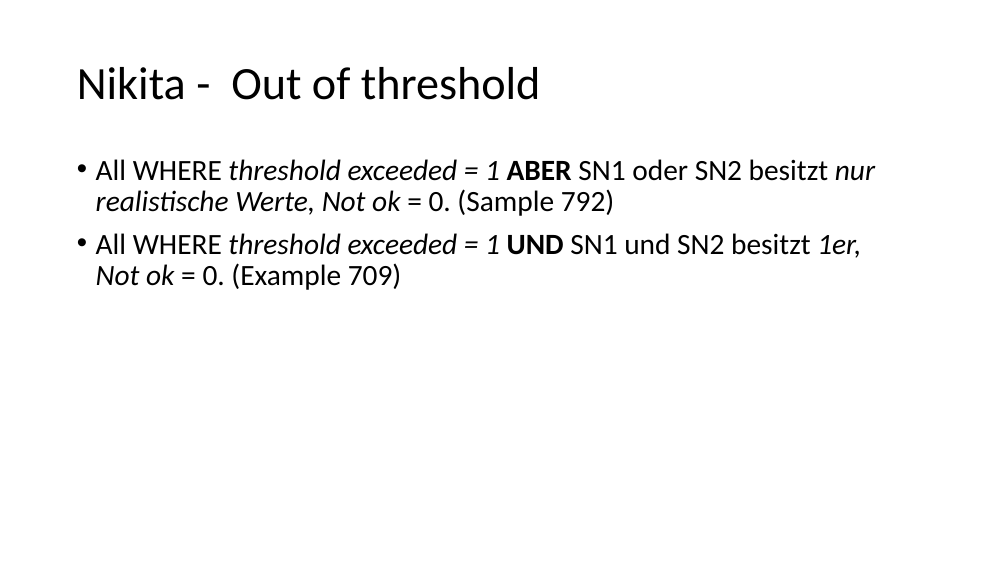
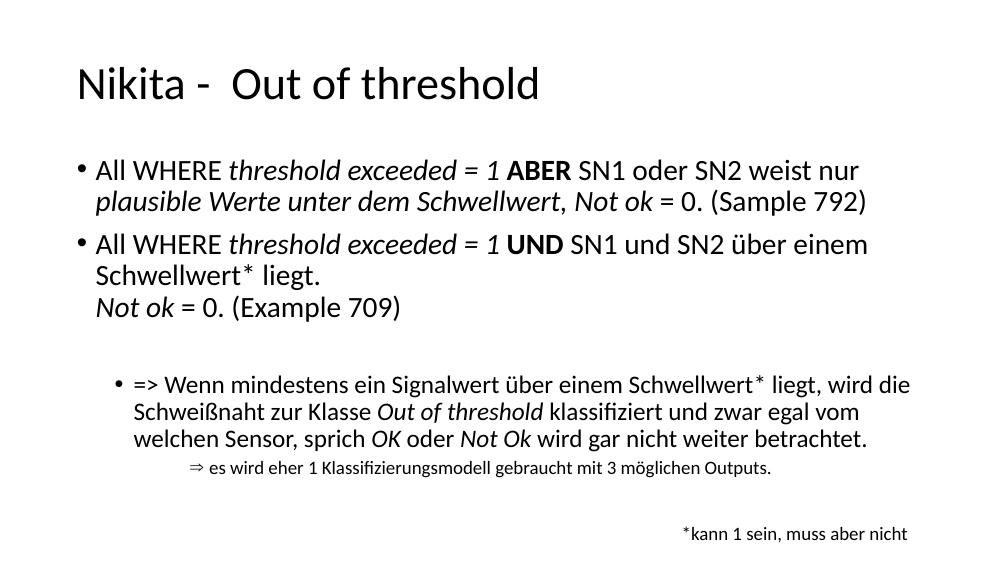
Before and after one commit to JanNalivaika/Predictive-Quality-Battery-TUM, a slide deck: slide 3 of Report/Week 1 ToDo.pptx. Drawn at 1008x567 pixels with LibreOffice and Linux fonts; fonts in the diff are those of the drawing. Boxes give left, top, right and bottom in pixels: in the first picture for what was removed or moved away, otherwise in the second. Text is boxed around its words. In the diff, an @@ line names an element or a change of style, - is before the commit and + after.

Commit message:
Ausarbeitung out of threshold in Week 1 ToDo pptx

```diff
--- a/Report/Week 1 ToDo.pptx
+++ b/Report/Week 1 ToDo.pptx
@@ text at [96, 159, 911, 542]: text changed @@
-• All WHERE threshold exceeded = 1 ABER SN1 oder SN2 besitzt nur realistische Werte, Not ok = 0. (Sample 792)
-• All WHERE threshold exceeded = 1 UND SN1 und SN2 besitzt 1er,
-  Not ok = 0. (Example 709)
+• All WHERE threshold exceeded = 1 ABER SN1 oder SN2 weist nur plausible Werte unter dem Schwellwert, Not ok = 0. (Sample 792)
+• All WHERE threshold exceeded = 1 UND SN1 und SN2 über einem Schwellwert* liegt.
+  Not ok = 0. (Example 709)
+  • => Wenn mindestens ein Signalwert über einem Schwellwert* liegt, wird die Schweißnaht zur Klasse Out of threshold klassifiziert und zwar egal vom welchen Sensor, sprich OK oder Not Ok wird gar nicht weiter betrachtet.
+      ⇒ es wird eher 1 Klassifizierungsmodell gebraucht mit 3 möglichen Outputs.
+*kann 1 sein, muss aber nicht
```
